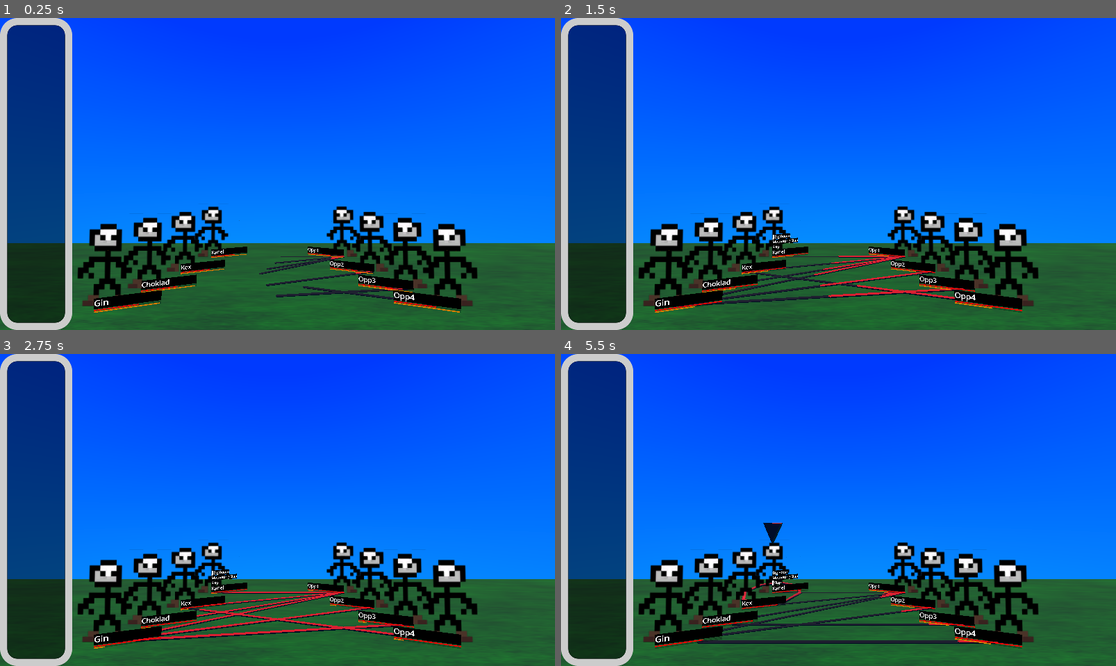
Above: before the commit, frames 1-4 (two rows, left to right).
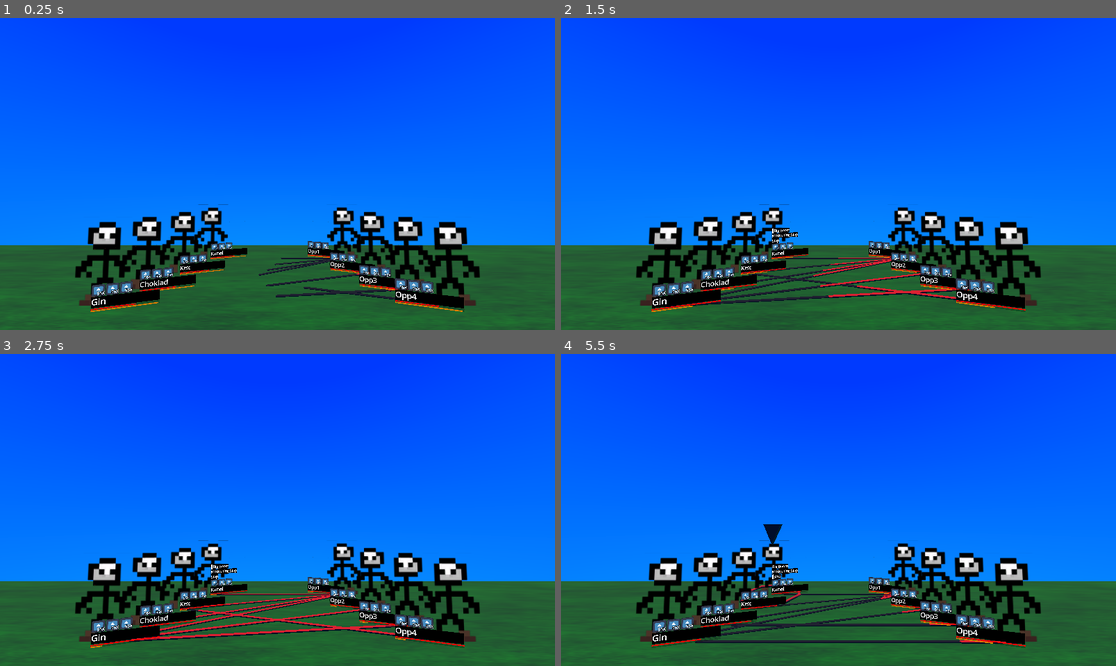
Above: after the commit, the same moments.

Repository: izzyn/MultiplayerCombatDemo
Game: Godot game, scene res://main.tscn
The game is run twice, just before and just after one commit, with the same random seed, the same clock (stepped at 60 frames per second) and the same inputs. The engine's default icon, where the game draws it, is replaced by a stand-in: a white triangle on a blue panel in a dark square.
Inputs:
- Up to frame 1 (0.25 s): no input
- Up to frame 2 (1.5 s): tap Enter (Confirm) at 0.5, 1.35 s; hold Down (NavigateUp) 0.53-1.28 s; hold Enter (Confirm) 0.53-1.28 s; hold Up (NavigateDown) from 1.28 s (still down)
- Up to frame 3 (2.75 s): release Up (NavigateDown) at 2.03 s; hold Down (NavigateUp) from 2.03 s (still down); hold Enter (Confirm) from 2.03 s (still down)
- Up to frame 4 (5.5 s): release Enter (Confirm) at 2.78 s; tap Enter (Confirm) at 2.85, 4.35 s; release Down (NavigateUp) at 3.53 s; hold Enter (Confirm) 3.53-4.28 s; hold Up (NavigateDown) from 3.53 s (still down); hold Enter (Confirm) from 5.03 s (still down)

The runs differ from the first frame. In frame 1, 19% of the frame differs, in the area x 0-100%, y 0-100%; in frame 2, 19%; in frame 3, 20%; in frame 4, 20%.

Commit message:
Status Display, working on a new central character info

Diff:
--- /dev/null
+++ b/CharacterInfo.tscn
@@ -0,0 +1,110 @@
+[gd_scene load_steps=5 format=3 uid="uid://bua7sd4pea636"]
+
+[ext_resource type="Texture2D" uid="uid://b8ab8ftgofddp" path="res://icon.svg" id="1_ssa1u"]
+[ext_resource type="PackedScene" uid="uid://c7vyyeuisju4q" path="res://DebuffUI.tscn" id="2_alj0r"]
+[ext_resource type="PackedScene" uid="uid://v6kl503qmt83" path="res://attack_button.tscn" id="3_qaww8"]
+
+[sub_resource type="LabelSettings" id="LabelSettings_alj0r"]
+font_size = 32
+
+[node name="CharacterInfo" type="Control"]
+layout_mode = 3
+anchors_preset = 0
+
+[node name="MarginContainer" type="MarginContainer" parent="."]
+layout_mode = 2
+offset_right = 498.0
+offset_bottom = 338.0
+theme_override_constants/margin_left = 5
+theme_override_constants/margin_top = 5
+theme_override_constants/margin_right = 5
+theme_override_constants/margin_bottom = 5
+
+[node name="HBoxContainer2" type="HBoxContainer" parent="MarginContainer"]
+layout_mode = 2
+
+[node name="PanelContainer" type="PanelContainer" parent="MarginContainer/HBoxContainer2"]
+layout_mode = 2
+
+[node name="VBoxContainer" type="VBoxContainer" parent="MarginContainer/HBoxContainer2/PanelContainer"]
+layout_mode = 2
+
+[node name="TextureRect3" type="TextureRect" parent="MarginContainer/HBoxContainer2/PanelContainer/VBoxContainer"]
+layout_mode = 2
+texture = ExtResource("1_ssa1u")
+
+[node name="TextureRect2" parent="MarginContainer/HBoxContainer2/PanelContainer/VBoxContainer" instance=ExtResource("2_alj0r")]
+layout_mode = 2
+
+[node name="TextureRect" parent="MarginContainer/HBoxContainer2/PanelContainer/VBoxContainer" instance=ExtResource("2_alj0r")]
+layout_mode = 2
+
+[node name="VBoxContainer2" type="VBoxContainer" parent="MarginContainer/HBoxContainer2"]
+layout_mode = 2
+
+[node name="VBoxContainer" type="VBoxContainer" parent="MarginContainer/HBoxContainer2/VBoxContainer2"]
+layout_mode = 2
+
+[node name="PanelContainer" type="PanelContainer" parent="MarginContainer/HBoxContainer2/VBoxContainer2/VBoxContainer"]
+layout_mode = 2
+
+[node name="VBoxContainer" type="VBoxContainer" parent="MarginContainer/HBoxContainer2/VBoxContainer2/VBoxContainer/PanelContainer"]
+layout_mode = 2
+
+[node name="Label" type="Label" parent="MarginContainer/HBoxContainer2/VBoxContainer2/VBoxContainer/PanelContainer/VBoxContainer"]
+layout_mode = 2
+size_flags_vertical = 0
+text = "Character"
+label_settings = SubResource("LabelSettings_alj0r")
+
+[node name="ProgressBar2" type="ProgressBar" parent="MarginContainer/HBoxContainer2/VBoxContainer2/VBoxContainer/PanelContainer/VBoxContainer"]
+layout_mode = 2
+
+[node name="ProgressBar" type="ProgressBar" parent="MarginContainer/HBoxContainer2/VBoxContainer2/VBoxContainer/PanelContainer/VBoxContainer"]
+layout_mode = 2
+
+[node name="HBoxContainer" type="HBoxContainer" parent="MarginContainer/HBoxContainer2/VBoxContainer2/VBoxContainer"]
+layout_mode = 2
+
+[node name="PanelContainer2" type="PanelContainer" parent="MarginContainer/HBoxContainer2/VBoxContainer2/VBoxContainer/HBoxContainer"]
+layout_mode = 2
+
+[node name="MarginContainer" type="MarginContainer" parent="MarginContainer/HBoxContainer2/VBoxContainer2/VBoxContainer/HBoxContainer/PanelContainer2"]
+layout_mode = 2
+theme_override_constants/margin_left = 5
+theme_override_constants/margin_top = 5
+theme_override_constants/margin_right = 5
+theme_override_constants/margin_bottom = 5
+
+[node name="VBoxContainer" type="VBoxContainer" parent="MarginContainer/HBoxContainer2/VBoxContainer2/VBoxContainer/HBoxContainer/PanelContainer2/MarginContainer"]
+layout_mode = 2
+
+[node name="Panel6" parent="MarginContainer/HBoxContainer2/VBoxContainer2/VBoxContainer/HBoxContainer/PanelContainer2/MarginContainer/VBoxContainer" instance=ExtResource("3_qaww8")]
+layout_mode = 2
+
+[node name="Panel5" parent="MarginContainer/HBoxContainer2/VBoxContainer2/VBoxContainer/HBoxContainer/PanelContainer2/MarginContainer/VBoxContainer" instance=ExtResource("3_qaww8")]
+layout_mode = 2
+
+[node name="Panel" parent="MarginContainer/HBoxContainer2/VBoxContainer2/VBoxContainer/HBoxContainer/PanelContainer2/MarginContainer/VBoxContainer" instance=ExtResource("3_qaww8")]
+layout_mode = 2
+
+[node name="PanelContainer" type="PanelContainer" parent="MarginContainer/HBoxContainer2/VBoxContainer2/VBoxContainer/HBoxContainer"]
+layout_mode = 2
+size_flags_vertical = 0
+
+[node name="MarginContainer2" type="MarginContainer" parent="MarginContainer/HBoxContainer2/VBoxContainer2/VBoxContainer/HBoxContainer/PanelContainer"]
+layout_mode = 2
+theme_override_constants/margin_left = 5
+theme_override_constants/margin_top = 5
+theme_override_constants/margin_right = 5
+theme_override_constants/margin_bottom = 5
+
+[node name="VBoxContainer2" type="VBoxContainer" parent="MarginContainer/HBoxContainer2/VBoxContainer2/VBoxContainer/HBoxContainer/PanelContainer/MarginContainer2"]
+layout_mode = 2
+size_flags_vertical = 0
+
+[node name="Panel2" parent="MarginContainer/HBoxContainer2/VBoxContainer2/VBoxContainer/HBoxContainer/PanelContainer/MarginContainer2/VBoxContainer2" instance=ExtResource("3_qaww8")]
+layout_mode = 2
+
+[node name="Panel3" parent="MarginContainer/HBoxContainer2/VBoxContainer2/VBoxContainer/HBoxContainer/PanelContainer/MarginContainer2/VBoxContainer2" instance=ExtResource("3_qaww8")]
+layout_mode = 2
--- /dev/null
+++ b/CharacterUI.tscn
@@ -0,0 +1,74 @@
+[gd_scene load_steps=6 format=3 uid="uid://c01e760juiihk"]
+
+[ext_resource type="PackedScene" uid="uid://c7vyyeuisju4q" path="res://DebuffUI.tscn" id="1_rrc0o"]
+
+[sub_resource type="StyleBoxFlat" id="StyleBoxFlat_glpr6"]
+bg_color = Color(0, 0, 0, 1)
+
+[sub_resource type="LabelSettings" id="LabelSettings_glpr6"]
+font_size = 64
+
+[sub_resource type="StyleBoxFlat" id="StyleBoxFlat_pjt0s"]
+bg_color = Color(0.964706, 0, 0, 1)
+
+[sub_resource type="StyleBoxFlat" id="StyleBoxFlat_wfnr8"]
+bg_color = Color(0.878431, 0.486275, 0, 1)
+
+[node name="VBoxContainer" type="VBoxContainer"]
+anchors_preset = 12
+anchor_top = 1.0
+anchor_right = 1.0
+anchor_bottom = 1.0
+offset_top = -120.0
+grow_horizontal = 2
+grow_vertical = 0
+size_flags_vertical = 3
+
+[node name="Attacks" type="VBoxContainer" parent="."]
+layout_mode = 2
+size_flags_horizontal = 0
+size_flags_vertical = 3
+
+[node name="DebuffContainer" type="HBoxContainer" parent="."]
+layout_mode = 2
+size_flags_horizontal = 0
+size_flags_vertical = 3
+theme_override_constants/separation = 5
+
+[node name="DebuffUI2" parent="DebuffContainer" instance=ExtResource("1_rrc0o")]
+layout_mode = 2
+
+[node name="DebuffUI" parent="DebuffContainer" instance=ExtResource("1_rrc0o")]
+layout_mode = 2
+
+[node name="DebuffUI3" parent="DebuffContainer" instance=ExtResource("1_rrc0o")]
+layout_mode = 2
+
+[node name="PanelContainer" type="PanelContainer" parent="."]
+layout_mode = 2
+size_flags_vertical = 6
+theme_override_styles/panel = SubResource("StyleBoxFlat_glpr6")
+
+[node name="MarginContainer" type="MarginContainer" parent="PanelContainer"]
+layout_mode = 2
+theme_override_constants/margin_right = 10
+
+[node name="Label" type="Label" parent="PanelContainer/MarginContainer"]
+layout_mode = 2
+text = "What the test"
+label_settings = SubResource("LabelSettings_glpr6")
+
+[node name="HPBar" type="ProgressBar" parent="."]
+custom_minimum_size = Vector2(0, 10)
+layout_mode = 2
+size_flags_vertical = 2
+theme_override_styles/fill = SubResource("StyleBoxFlat_pjt0s")
+value = 50.0
+show_percentage = false
+
+[node name="Timebar" type="ProgressBar" parent="."]
+custom_minimum_size = Vector2(0, 10)
+layout_mode = 2
+size_flags_vertical = 2
+theme_override_styles/fill = SubResource("StyleBoxFlat_wfnr8")
+show_percentage = false
--- a/Data/Effect/Status.gd
+++ b/Data/Effect/Status.gd
@@ -15,3 +15,6 @@
 
 @export
 var additional_effect : Array[SecondaryEffect]
+
+@export
+var icon : Texture2D
--- /dev/null
+++ b/DebuffUI.tscn
@@ -0,0 +1,33 @@
+[gd_scene load_steps=3 format=3 uid="uid://c7vyyeuisju4q"]
+
+[ext_resource type="Texture2D" uid="uid://b8ab8ftgofddp" path="res://icon.svg" id="1_wdp13"]
+
+[sub_resource type="LabelSettings" id="LabelSettings_va8ns"]
+font_size = 32
+outline_size = 10
+outline_color = Color(0, 0, 0, 1)
+
+[node name="TextureRect" type="TextureRect"]
+custom_minimum_size = Vector2(96, 96)
+offset_right = 128.0
+offset_bottom = 128.0
+size_flags_horizontal = 2
+texture = ExtResource("1_wdp13")
+expand_mode = 3
+
+[node name="Label" type="Label" parent="."]
+layout_mode = 1
+anchors_preset = 3
+anchor_left = 1.0
+anchor_top = 1.0
+anchor_right = 1.0
+anchor_bottom = 1.0
+offset_left = -58.0
+offset_top = -44.0
+offset_right = -1.0
+offset_bottom = 0.666702
+grow_horizontal = 0
+grow_vertical = 0
+text = "55X"
+label_settings = SubResource("LabelSettings_va8ns")
+horizontal_alignment = 2
--- a/character.tscn
+++ b/character.tscn
@@ -1,7 +1,11 @@
-[gd_scene load_steps=11 format=3 uid="uid://d26jdwk2oi2rp"]
+[gd_scene load_steps=9 format=3 uid="uid://d26jdwk2oi2rp"]
 
 [ext_resource type="Texture2D" uid="uid://b3wfynj52ybqs" path="res://Stick2.png" id="1_glpr6"]
 [ext_resource type="Script" uid="uid://dr2esifhd0rlm" path="res://CharacterSprite.gd" id="1_wa5vi"]
+[ext_resource type="PackedScene" uid="uid://c01e760juiihk" path="res://CharacterUI.tscn" id="3_wa5vi"]
+
+[sub_resource type="ViewportTexture" id="ViewportTexture_wa5vi"]
+viewport_path = NodePath("Node/SubViewport3")
 
 [sub_resource type="ViewportTexture" id="ViewportTexture_glpr6"]
 viewport_path = NodePath("Node/SubViewport")
@@ -40,18 +44,6 @@
 &"Scale": SubResource("Animation_glpr6")
 }
 
-[sub_resource type="StyleBoxFlat" id="StyleBoxFlat_glpr6"]
-bg_color = Color(0, 0, 0, 1)
-
-[sub_resource type="LabelSettings" id="LabelSettings_glpr6"]
-font_size = 64
-
-[sub_resource type="StyleBoxFlat" id="StyleBoxFlat_pjt0s"]
-bg_color = Color(0.964706, 0, 0, 1)
-
-[sub_resource type="StyleBoxFlat" id="StyleBoxFlat_wfnr8"]
-bg_color = Color(0.878431, 0.486275, 0, 1)
-
 [node name="Character" type="Node3D"]
 script = ExtResource("1_wa5vi")
 
@@ -61,6 +53,10 @@
 gi_mode = 0
 flip_h = true
 texture = ExtResource("1_glpr6")
+
+[node name="UI2" type="Sprite3D" parent="."]
+transform = Transform3D(1.93185, 0, 0.517638, 0, 2, 0, -0.517638, 0, 1.93185, -0.398051, 9.04177, 6.17044)
+texture = SubResource("ViewportTexture_wa5vi")
 
 [node name="UI" type="Sprite3D" parent="."]
 transform = Transform3D(0.965926, 0, 0.258819, 0, 1, 0, -0.258819, 0, 0.965926, 3, 3, 1)
@@ -77,46 +73,20 @@
 own_world_3d = true
 transparent_bg = true
 
-[node name="VBoxContainer" type="VBoxContainer" parent="Node/SubViewport"]
-anchors_preset = 12
+[node name="VBoxContainer" parent="Node/SubViewport" instance=ExtResource("3_wa5vi")]
+
+[node name="SubViewport3" type="SubViewport" parent="Node"]
+own_world_3d = true
+transparent_bg = true
+
+[node name="Attacks" type="VBoxContainer" parent="Node/SubViewport3"]
+anchors_preset = 7
+anchor_left = 0.5
 anchor_top = 1.0
-anchor_right = 1.0
+anchor_right = 0.5
 anchor_bottom = 1.0
-offset_top = -120.0
+offset_left = -20.0
+offset_top = -40.0
+offset_right = 20.0
 grow_horizontal = 2
 grow_vertical = 0
-size_flags_vertical = 2
-
-[node name="Attacks" type="VBoxContainer" parent="Node/SubViewport/VBoxContainer"]
-layout_mode = 2
-size_flags_horizontal = 0
-size_flags_vertical = 3
-
-[node name="PanelContainer" type="PanelContainer" parent="Node/SubViewport/VBoxContainer"]
-layout_mode = 2
-size_flags_vertical = 6
-theme_override_styles/panel = SubResource("StyleBoxFlat_glpr6")
-
-[node name="MarginContainer" type="MarginContainer" parent="Node/SubViewport/VBoxContainer/PanelContainer"]
-layout_mode = 2
-theme_override_constants/margin_right = 10
-
-[node name="Label" type="Label" parent="Node/SubViewport/VBoxContainer/PanelContainer/MarginContainer"]
-layout_mode = 2
-text = "What the test"
-label_settings = SubResource("LabelSettings_glpr6")
-
-[node name="HPBar" type="ProgressBar" parent="Node/SubViewport/VBoxContainer"]
-custom_minimum_size = Vector2(0, 10)
-layout_mode = 2
-size_flags_vertical = 2
-theme_override_styles/fill = SubResource("StyleBoxFlat_pjt0s")
-value = 50.0
-show_percentage = false
-
-[node name="Timebar" type="ProgressBar" parent="Node/SubViewport/VBoxContainer"]
-custom_minimum_size = Vector2(0, 10)
-layout_mode = 2
-size_flags_vertical = 2
-theme_override_styles/fill = SubResource("StyleBoxFlat_wfnr8")
-show_percentage = false
--- a/main.tscn
+++ b/main.tscn
@@ -260,7 +260,7 @@
 [sub_resource type="Resource" id="Resource_kq58d"]
 script = ExtResource("7_2cqfq")
 filter = SubResource("Resource_0odxb")
-value = 2.0
+value = 10.0
 type = 0
 metadata/_custom_type_script = "uid://df3a3xyxvoio3"
 
@@ -688,7 +688,7 @@
 transform = Transform3D(0.999996, -0.000761348, -0.0026216, 0.00178364, -0.544784, 0.838575, -0.00206665, -0.838576, -0.544781, 0, 12.4747, 0.612432)
 
 [node name="Camera3D" type="Camera3D" parent="."]
-transform = Transform3D(1, 0, 0, 0, 0.999619, -0.0276076, 0, 0.0276076, 0.999619, 0, 11.647, 38.078)
+transform = Transform3D(1, 0, 0, 0, 0.998505, -0.0546539, 0, 0.0546539, 0.998505, 0, 10.934, 38.078)
 current = true
 script = ExtResource("5_4c57u")
 
@@ -734,3 +734,4 @@
 [node name="CanvasLayer" type="CanvasLayer" parent="."]
 
 [node name="OrbGauge" parent="CanvasLayer" instance=ExtResource("16_2cqfq")]
+visible = false
